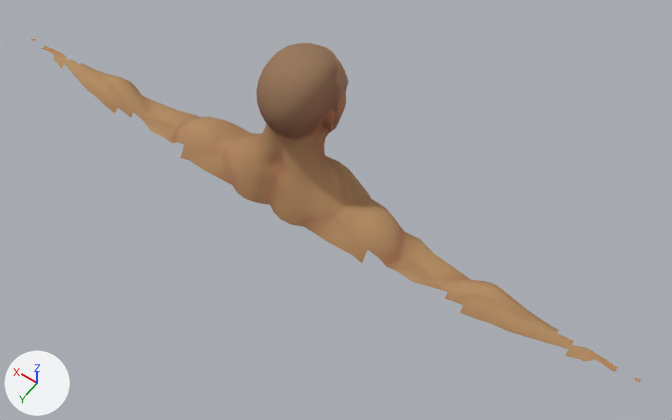
What one commit did to the glTF model games/ironcrown/godot/assets/characters/outfits/Head_Male.gltf.
The view is the same before and after, from a 50 mm camera at (-0.829, 1.05, 3.038) aimed at (-0.144, 0.09, 1.529). Every picture has the same lights, and +X, +Y and +Z are marked at lower left. The picture after the commit comes second. Vertices at exactly the same position are counted once.

The older version as bpy lines, for what is in view:
```python
me_sphere_005_retopology_004 = bpy.data.meshes.new('Sphere.005_Retopology.004')
me_sphere_005_retopology_004.from_pydata(...)  # 1817 vertices, 3480 faces; spans x -0.82..0.82, y -0.12..0.15, z 1.47..1.81
me_sphere_005_retopology_004.materials.append(mat_mi_superhero_male)  # picture img_t_superhero_male_dark
ob_superhero_male = bpy.data.objects.new('SuperHero_Male', me_sphere_005_retopology_004)
ob_superhero_male.location = (0.0, 0.0, 0.0)
```
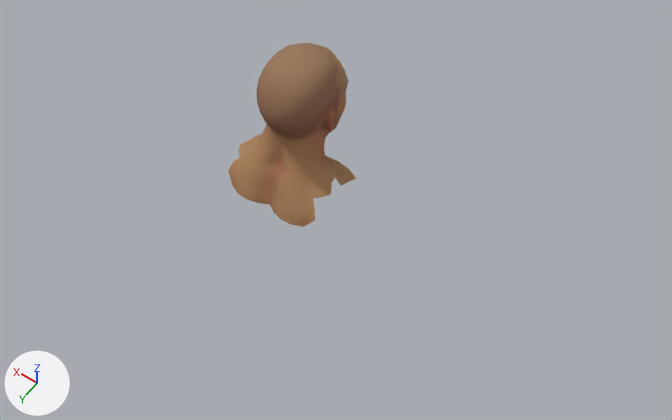
The edits, one by one:
me_sphere_005_retopology_004 is used by ob_superhero_male; location (0.0, 0.0, 0.0).
me_sphere_005_retopology_004 had 1817 vertices, 3480 faces and spanned x -0.82..0.82, y -0.12..0.15, z 1.47..1.81.
me_sphere_005_retopology_004 now has 1537 vertices, 3036 faces and spans x -0.12..0.12, y -0.12..0.15, z 1.48..1.81.
Part 1, on me_sphere_005_retopology_004:
272 vertices are removed from x -0.77..0.77, y -0.02..0.14, z 1.47..1.54.
440 faces are deleted.
Other edits to the shape of me_sphere_005_retopology_004 do not show in these pictures.

Pixel boxes (x1, y1, x2, y2) of what changed, in the pictures (672 x 420 px):
'SuperHero_Male', reshaped (79% narrower, 46% shorter)
    before: (31, 38, 641, 382)
    after: (228, 43, 356, 227)
part 1 of me_sphere_005_retopology_004, deleted
    before: (42, 46, 618, 372)
